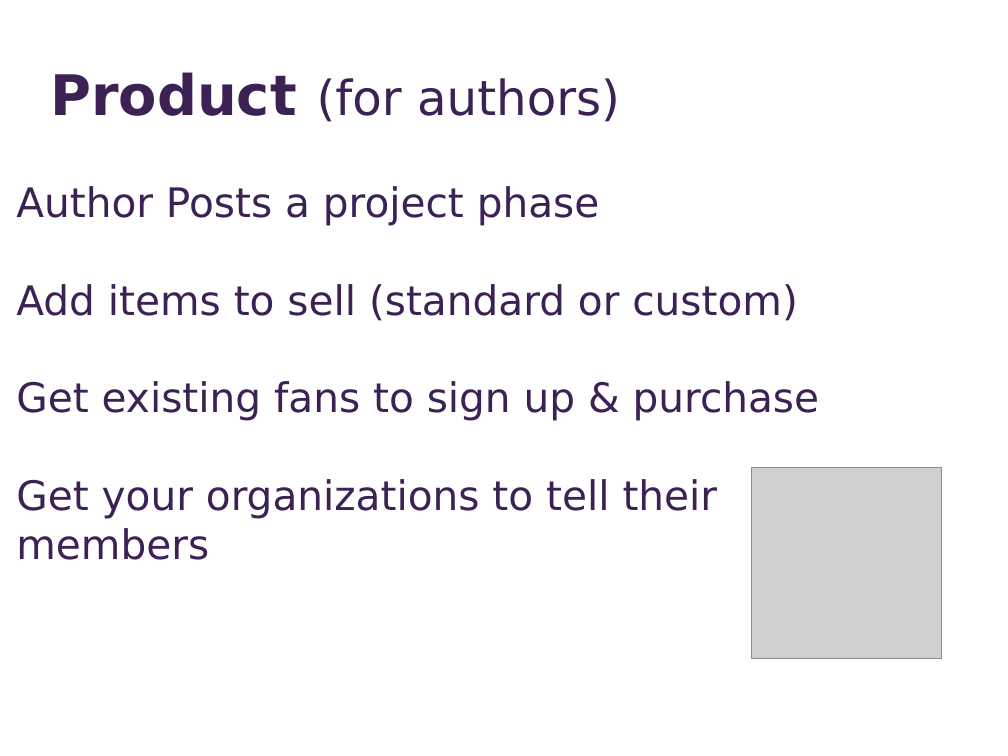
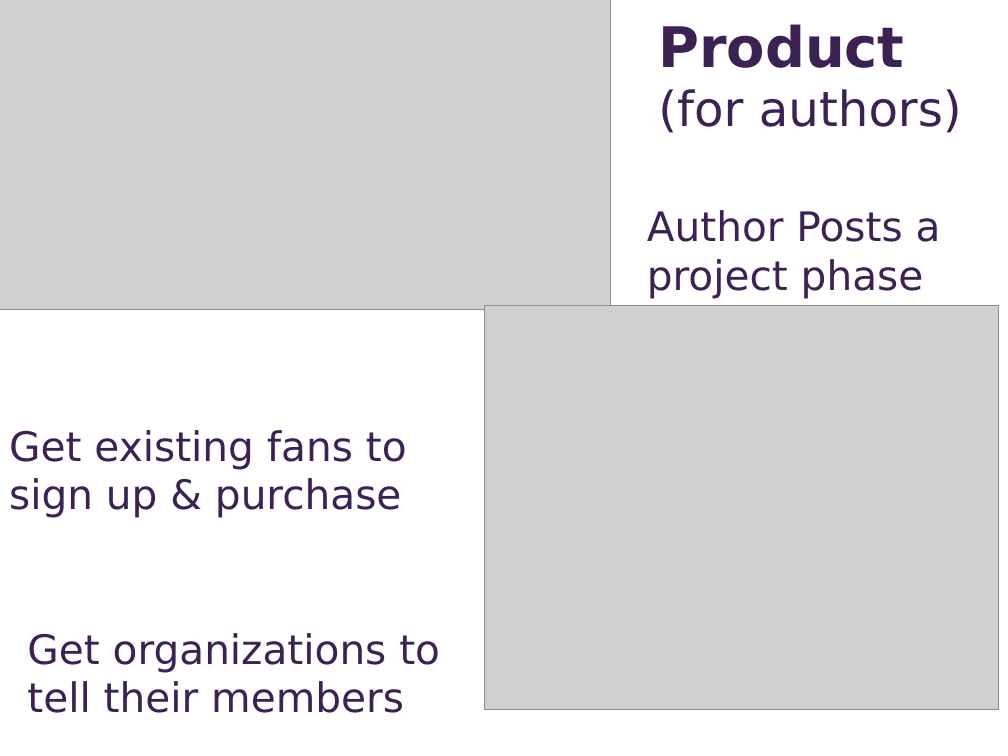
Before and after one commit to ece106/tomatocan, a slide deck: slide 6 of public/pitchSlides.pptx. Drawn at 1008x756 pixels with LibreOffice and Linux fonts; fonts in the diff are those of the drawing; grey boxes stand for pictures. Boxes give left, top, right and bottom in pixels: in the first picture for what was removed or moved away, otherwise in the second. Text is boxed around its words. In the diff, an @@ line names an element or a change of style, - is before the commit and + after.

```diff
--- a/public/pitchSlides.pptx
+++ b/public/pitchSlides.pptx
@@ picture added at [0,0,611,310] @@
@@ text "Product (for authors)" rewrapped from [50,72,620,122] to [658,24,962,133] @@
@@ text removed at [16,186,820,560] @@
-Author Posts a project phase
-Add items to sell (standard or custom)
-Get existing fans to sign up & purchase
-Get your organizations to tell their members
@@ text added at [647,210,941,299], 32 pt, text #3C2154 @@
+Author Posts a project phase
@@ picture added at [485,306,999,710] @@
@@ text added at [9,430,407,518], 32 pt, text #3C2154 @@
+Get existing fans to sign up & purchase
@@ picture removed at [752,468,942,659] @@
@@ text added at [27,633,440,713], 32 pt, text #3C2154 @@
+Get organizations to tell their members
```
Also in this commit, not shown: 5 other slides changed, 1 slide removed, 4 other files.
